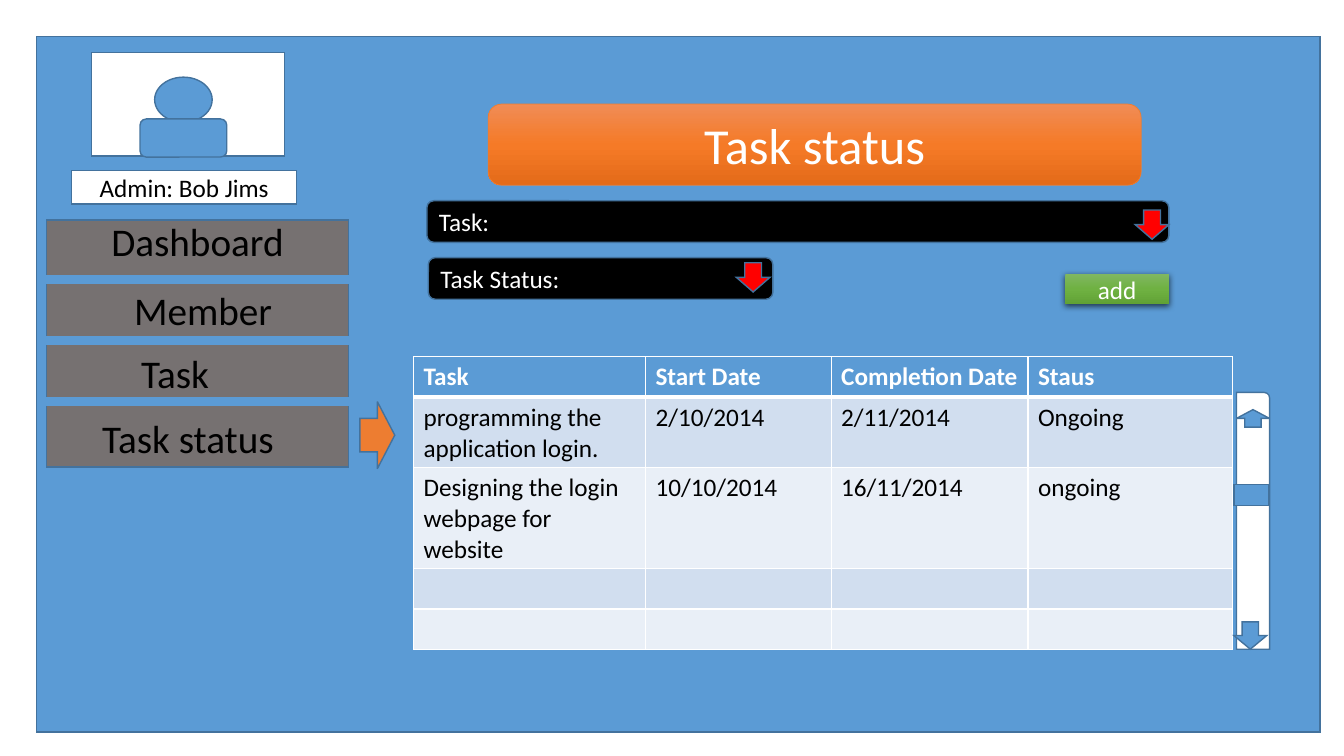
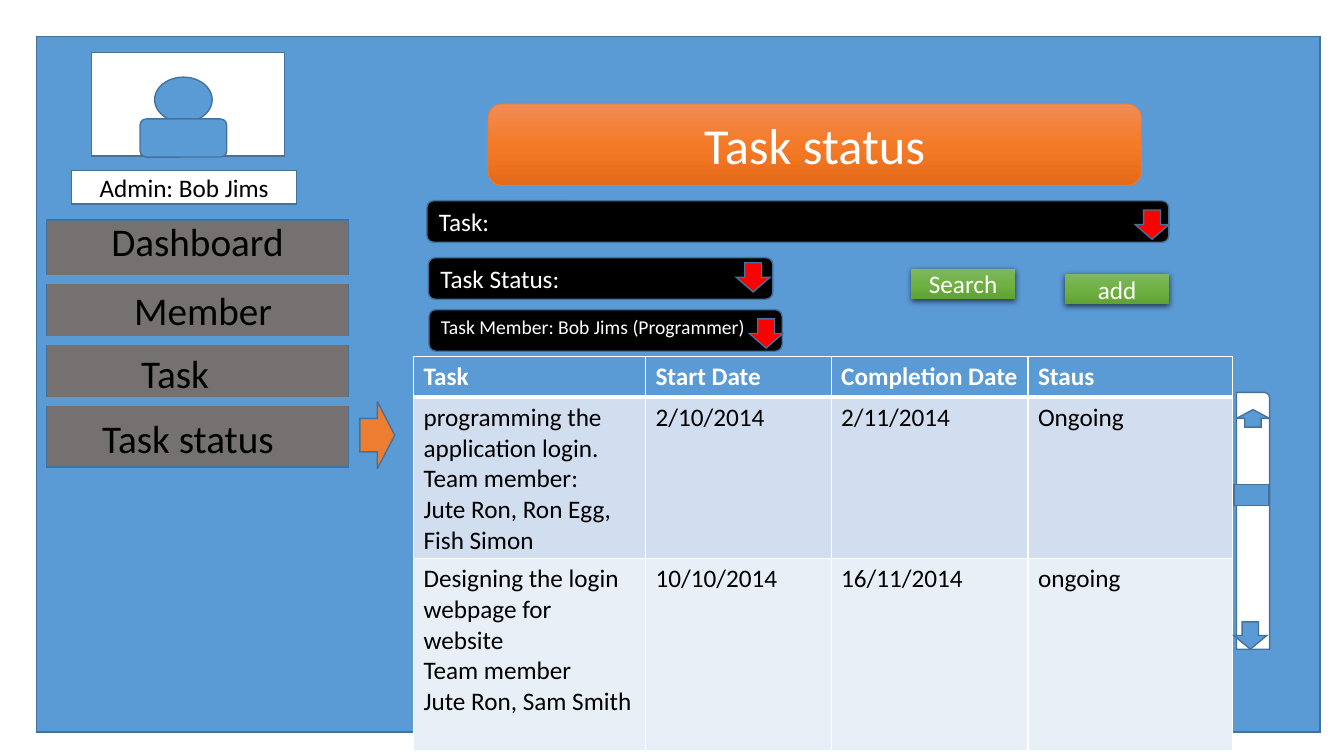
Before and after one commit to beatboxdave/Group-Project---Tasker-Group-10-, a slide deck: slide 11 of TASKERMAN2.pptx. Drawn at 1344x756 pixels with LibreOffice and Linux fonts; fonts in the diff are those of the drawing. Boxes give left, top, right and bottom in pixels: in the first picture for what was removed or moved away, otherwise in the second. Text is boxed around its words. In the diff, an @@ line names an element or a change of style, - is before the commit and + after.

Commit message:
update on task staus design task can be serach usign team member name search button added and also needs to shows the task with team member name

```diff
--- a/TASKERMAN2.pptx
+++ b/TASKERMAN2.pptx
@@ rectangle added at (x1=911, y1=268, x2=1015, y2=298), fill gradient #81B861 to #6FB242 to #62A336, 18 pt, text #FFFFFF @@
+Search
@@ rounded rectangle added at (x1=430, y1=310, x2=782, y2=351), fill #000000, outline #43739E 1 pt, 14 pt, text #FFFFFF @@
+Task Member: Bob Jims (Programmer)
@@ down arrow added at (x1=749, y1=319, x2=782, y2=348), fill #FF0000, outline #43739E 1 pt @@
@@ table at (x1=413, y1=357, x2=1232, y2=750) @@
-row 2: programming the application login. | 2/10/2014 | 2/11/2014 | Ongoing
-row 3: Designing the login webpage for website | 10/10/2014 | 16/11/2014 | ongoing
-row 4:  |  |  | 
-row 5:  |  |  | 
+row 2: programming the application login. / Team member: / Jute Ron, Ron Egg, Fish Simon | 2/10/2014 | 2/11/2014 | Ongoing
+row 3: Designing the login webpage for website / Team member / Jute Ron, Sam Smith | 10/10/2014 | 16/11/2014 | ongoing
```
Also in this commit, not shown: 3 other slides changed.
